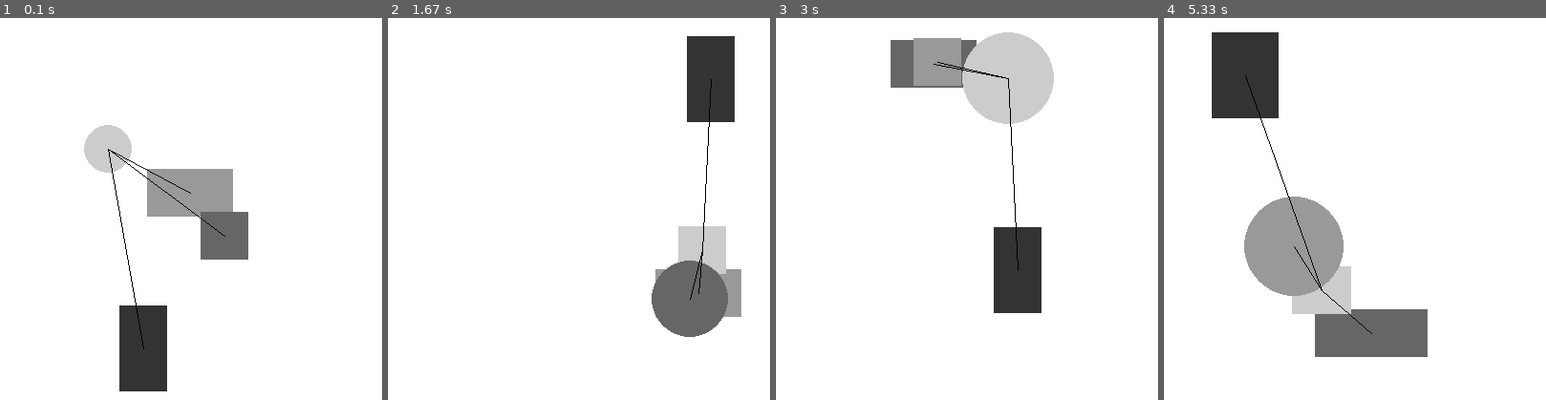
Above: before the commit, frames 1-4 (left to right).
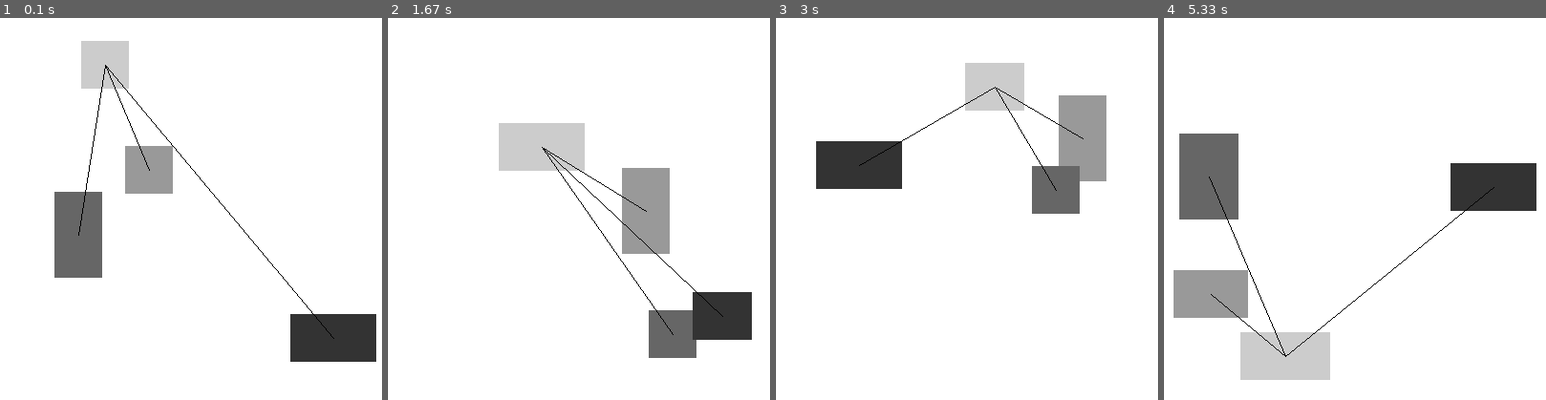
Above: after the commit, the same moments.

Repository: PatrykCiwinski/WSBdzien6
Game: pygame game, started from refactoring_kwadracikow.py
Same seed, same stepped clock (60 frames per second), same inputs: the game is played once before the commit and once after it.
Inputs (mouse positions are in pixels of both pictures, inside the frame that each line leads up to):
- Up to frame 1 (0.1 s): no input
- Up to frame 2 (1.67 s): click (579, 209) at 0.38 s; hold W 0.67-1.13 s; move the mouse to (701, 197) at 0.7 s; hold S 1.17-1.47 s; move the mouse to (579, 231) at 1.2 s; hold W from 1.5 s (still down); move the mouse to (487, 212) at 1.53 s
- Up to frame 3 (3 s): release W at 1.87 s; hold S 1.9-2.27 s; move the mouse to (1005, 293) at 1.93 s; hold W 2.3-2.6 s; move the mouse to (848, 300) at 2.33 s; hold S 2.63-2.93 s; move the mouse to (1020, 75) at 2.67 s; hold W from 2.97 s (still down)
- Up to frame 4 (5.33 s): move the mouse to (1492, 342) at 3 s; release W at 3.33 s; click (1255, 67) at 3.42 s; hold S 3.7-4.07 s; click (1362, 79) at 3.78 s; hold W 4.1-4.4 s; click (1263, 132) at 4.18 s; hold S 4.43-4.73 s; click (1217, 197) at 4.52 s; hold W 4.77-5.13 s; click (1335, 308) at 4.85 s; hold S from 5.17 s (still down); click (1355, 254) at 5.25 s

The runs differ from the first frame. In frame 1, 16% of the frame differs, in the area x 14-99%, y 6-98%; in frame 2, 15%; in frame 3, 15%; in frame 4, 26%, in the area x 2-98%, y 3-95%.

Commit message:
more upgrades_mediator

Diff:
--- /dev/null
+++ b/mediator.py
@@ -0,0 +1,138 @@
+import random
+import pygame
+mediator = None
+class FizykaOdbijajacegoSieObiektu:
+    def __init__(self, x, y):
+        self.x = x
+        self.y = y
+        self.krok_x = 2
+        self.krok_y = 3
+        self.szerokosc = 50
+        self.wysokosc = 50
+    @property
+    def srodek_obiektu_x(self):
+        return self.x + self.szerokosc / 2
+    @property
+    def srodek_obiektu_y(self):
+        return self.y + self.wysokosc / 2
+    def oblicz_kw_odleglosci(self, x, y):
+        return (self.srodek_obiektu_x - x)**2 + (self.srodek_obiektu_y - y)**2
+    def update(self):
+        self.x += self.krok_x
+        if self.x < 0:
+            self.krok_x = -self.krok_x
+            self.x = 0
+        elif self.x + self.szerokosc > mediator.SZEROKOSC_OKNA:
+            self.krok_x = -self.krok_x
+            self.x = mediator.SZEROKOSC_OKNA - self.szerokosc
+        self.y += self.krok_y
+        if self.y < 0:
+            self.krok_y = -self.krok_y
+            self.y = 0
+        elif self.y + self.wysokosc > mediator.WYSOKOSC_OKNA:
+            self.krok_y = -self.krok_y
+            self.y = mediator.WYSOKOSC_OKNA - self.wysokosc
+class PoruszajacySieKwadracik(FizykaOdbijajacegoSieObiektu):
+    @classmethod
+    def nowy_obiekt(cls):
+        return PoruszajacySieKwadracik(random.randint(0, mediator.SZEROKOSC_OKNA), random.randint(0, mediator.WYSOKOSC_OKNA))
+    def __init__(self, x, y):
+        super(PoruszajacySieKwadracik, self).__init__(x, y)
+        self.stopien_szarosci = 0.5
+    @property
+    def kolor(self):
+        return (int(255*self.stopien_szarosci), int(255*self.stopien_szarosci), int(255*self.stopien_szarosci))
+    def paint(self, background):
+        pygame.draw.rect(background, self.kolor, (self.x, self.y, self.szerokosc, self.wysokosc))
+class Kolo(PoruszajacySieKwadracik):
+    @classmethod
+    def nowy_obiekt(cls):
+        return Kolo(random.randint(0, mediator.SZEROKOSC_OKNA), random.randint(0, mediator.WYSOKOSC_OKNA))
+    def __init__(self, x, y):
+        super(Kolo, self).__init__(x, y)
+        self.promien = 25
+        self.krok_zmiany_promienia = 0.1
+    def paint(self, background):
+        pygame.draw.circle(background, self.kolor, (self.x + self.promien, self.y + self.promien), self.promien)
+    @property
+    def wysokosc(self):
+        return 2 * self.promien
+    @wysokosc.setter
+    def wysokosc(self, nowa_wysokosc):
+        self.promien = nowa_wysokosc / 2
+    @property
+    def szerokosc(self):
+        return 2 * self.promien
+    @szerokosc.setter
+    def szerokosc(self, nowa_szerokosc):
+        self.promien = nowa_szerokosc / 2
+    def update(self):
+        super(Kolo, self).update()
+        self.promien += self.krok_zmiany_promienia
+        if self.promien > 50:
+            self.krok_zmiany_promienia = -self.krok_zmiany_promienia
+        elif self.promien < 10:
+            self.krok_zmiany_promienia = -self.krok_zmiany_promienia
+class Mediator:
+    def __init__(self):
+        self.obiekty_na_ekranie = []
+        self.punkt_od_ktorego_rysujemy_linie = (0, 0)
+        pygame.init()
+        self.SZEROKOSC_OKNA = 400
+        self.WYSOKOSC_OKNA = 400
+        self.window = (self.SZEROKOSC_OKNA, self.WYSOKOSC_OKNA)
+        self.screen = pygame.display.set_mode(self.window)
+        self.background = pygame.Surface(self.window)
+    def uruchom_gre(self):
+        self.obiekty_na_ekranie = [PoruszajacySieKwadracik.nowy_obiekt(),
+                                   PoruszajacySieKwadracik.nowy_obiekt(),
+                                   Kolo.nowy_obiekt(),Kolo.nowy_obiekt()
+                                   ]
+        self.obiekty_na_ekranie[0].szerokosc = 90
+        self.obiekty_na_ekranie[1].wysokosc = 90
+        FPS = 60  # Frames per second.
+        clock = pygame.time.Clock()
+        done = False
+        while not done:
+            clock.tick(FPS)
+            for event in pygame.event.get():
+                if event.type == pygame.QUIT:
+                    done = True
+                # elif event.type == pygame.KEYDOWN:
+                #     if event.key == pygame.K_w:
+                #         y -= 40
+                #     elif event.key == pygame.K_s:
+                #         y += 40
+            self._paint(self.background)
+            for k in self.obiekty_na_ekranie:
+                k.update()
+            x, y = pygame.mouse.get_pos()
+            posortowane_obiekty = sorted(self.obiekty_na_ekranie, key=lambda obiekt: obiekt.oblicz_kw_odleglosci(x, y))
+            obiekt_najblizszy_myszcze = posortowane_obiekty[0]
+            srodek_obiektu_najbliszego_myszce = obiekt_najblizszy_myszcze.srodek_obiektu_x, obiekt_najblizszy_myszcze.srodek_obiektu_y
+            self.punkt_od_ktorego_rysujemy_linie = srodek_obiektu_najbliszego_myszce
+            # *args, **kwargs - rozpakowanie w Python
+            posortowane_obiekty = sorted(self.obiekty_na_ekranie, key=lambda obiekt: obiekt.oblicz_kw_odleglosci(
+                *srodek_obiektu_najbliszego_myszce))
+            for idx, o in enumerate(posortowane_obiekty):
+                stopien_szarosci = (len(posortowane_obiekty) - idx) / (len(posortowane_obiekty) + 1)
+                o.stopien_szarosci = stopien_szarosci
+            guzik1, guzik2, guzik3 = pygame.mouse.get_pressed()
+            if guzik1:
+                obiekt_najblizszy_myszcze.szerokosc += 4
+        pygame.quit()
+    def _paint(self, background):
+        pygame.draw.rect(self.background, (255, 255, 255), (0, 0, *self.window))
+        for k in self.obiekty_na_ekranie:
+            k.paint(background)
+        self._paint_myszka(background)
+        self.screen.blit(self.background, (0, 0))
+        pygame.display.flip()
+    def _update(self):
+        pass
+    def _paint_myszka(self, background):
+        x, y = self.punkt_od_ktorego_rysujemy_linie
+        for o in self.obiekty_na_ekranie:
+            pygame.draw.line(background, (0, 0, 0), (x, y), (o.srodek_obiektu_x, o.srodek_obiektu_y))
+mediator = Mediator()
+mediator.uruchom_gre()
--- a/refactoring_kwadracikow.py
+++ b/refactoring_kwadracikow.py
@@ -44,6 +44,10 @@
     @staticmethod
     def nowy_kwadrat():
         return PoruszajacySieKwadracik(random.randint(0,SZEROKOSC_OKNA), random.randint(0, WYSOKOSC_OKNA))
+    @classmethod
+    def nowy_obiekt(self):
+        return PoruszajacySieKwadracik(random.randint(0,SZEROKOSC_OKNA), random.randint(0, WYSOKOSC_OKNA))
+
     def __init__(self, x, y):
         super(PoruszajacySieKwadracik, self).__init__(x, y)
         self.stopien_szarosci = 0.5
@@ -59,6 +63,10 @@
         self.krok_zmiany_promienia = 0.1
     def paint(self):
         pygame.draw.circle(background, self.kolor, (self.x + self.promien, self.y + self.promien), self.promien)
+
+    @classmethod
+    def nowy_obiekt(self):
+        return PoruszajacySieKwadracik(random.randint(0, SZEROKOSC_OKNA), random.randint(0, WYSOKOSC_OKNA))
     @property
     def wysokosc(self):
         return 2 * self.promien
@@ -81,9 +89,9 @@
 def losowy_kolor():
     return (random.randint(0, 255), random.randint(0, 255), random.randint(0, 255))
 
-obiekty_na_ekranie = [PoruszajacySieKwadracik.nowy_kwadrat(), PoruszajacySieKwadracik.nowy_kwadrat(),
-                      PoruszajacySieKwadracik.nowy_kwadrat(),
-                      Kolo(80, 100)]
+obiekty_na_ekranie = [PoruszajacySieKwadracik.nowy_obiekt(), PoruszajacySieKwadracik.nowy_obiekt(),
+                      PoruszajacySieKwadracik.nowy_obiekt(),
+                      Kolo.nowy_obiekt()]
 punkt_od_ktorego_rysujemy_linie = (0, 0)
 obiekty_na_ekranie[0].szerokosc = 90
 obiekty_na_ekranie[1].wysokosc = 90
